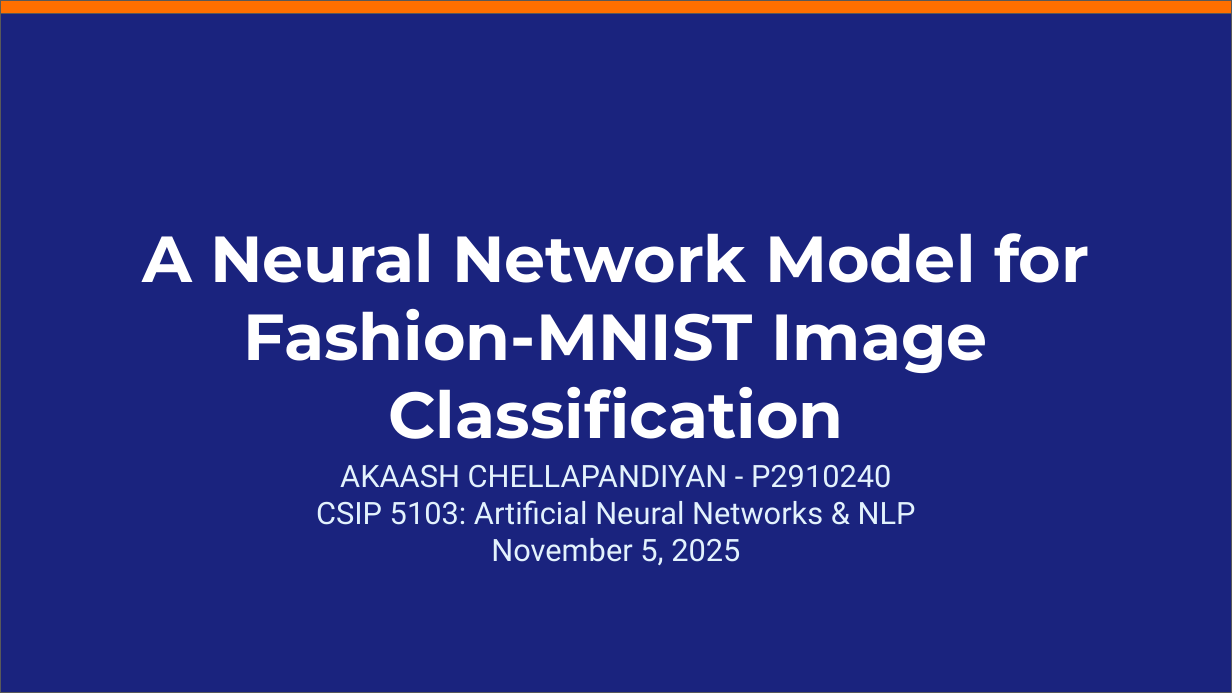
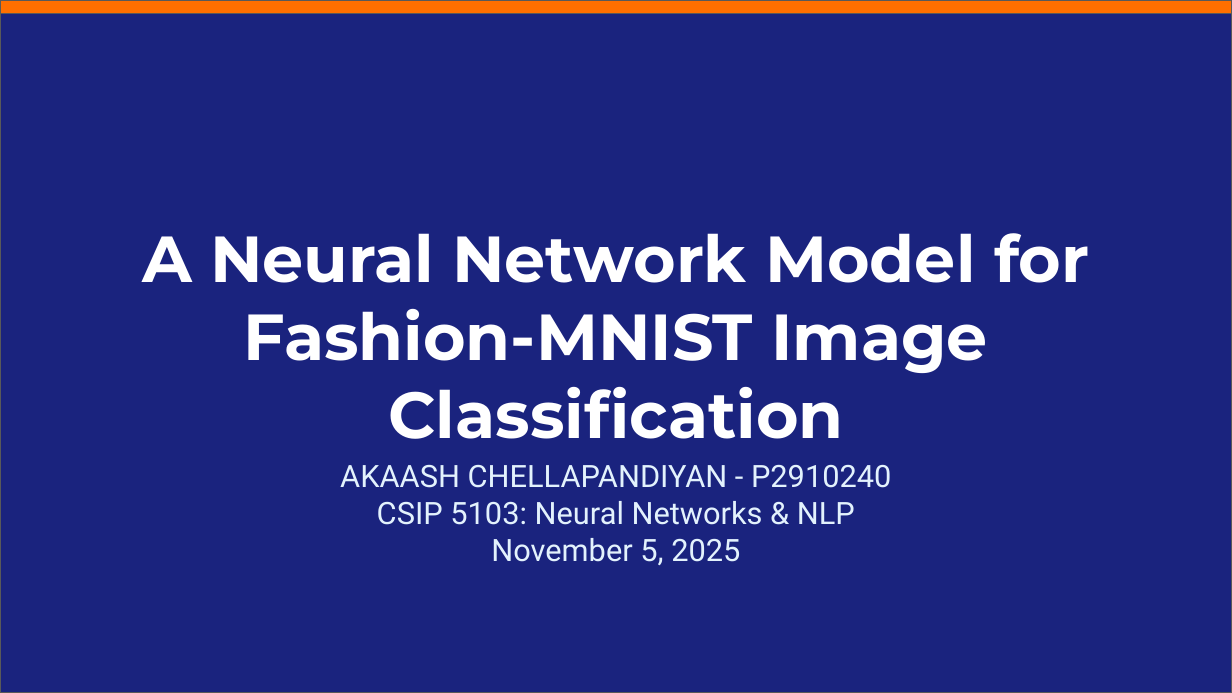
Before and after one commit to amjvl-git/csip-5103-coursework-2025-akaash198, a slide deck: slide 1 of P2910240_PPT.pptx. Drawn at 1232x693 pixels with LibreOffice and Linux fonts; fonts in the diff are those of the drawing. Boxes give left, top, right and bottom in pixels: in the first picture for what was removed or moved away, otherwise in the second. Text is boxed around its words. In the diff, an @@ line names an element or a change of style, - is before the commit and + after.

```diff
--- a/P2910240_PPT.pptx
+++ b/P2910240_PPT.pptx
@@ text at (377,501,855,525): text changed @@
-CSIP 5103: Artificial Neural Networks & NLP
+CSIP 5103: Neural Networks & NLP
```
Also in this commit, not shown: 1 other file.
